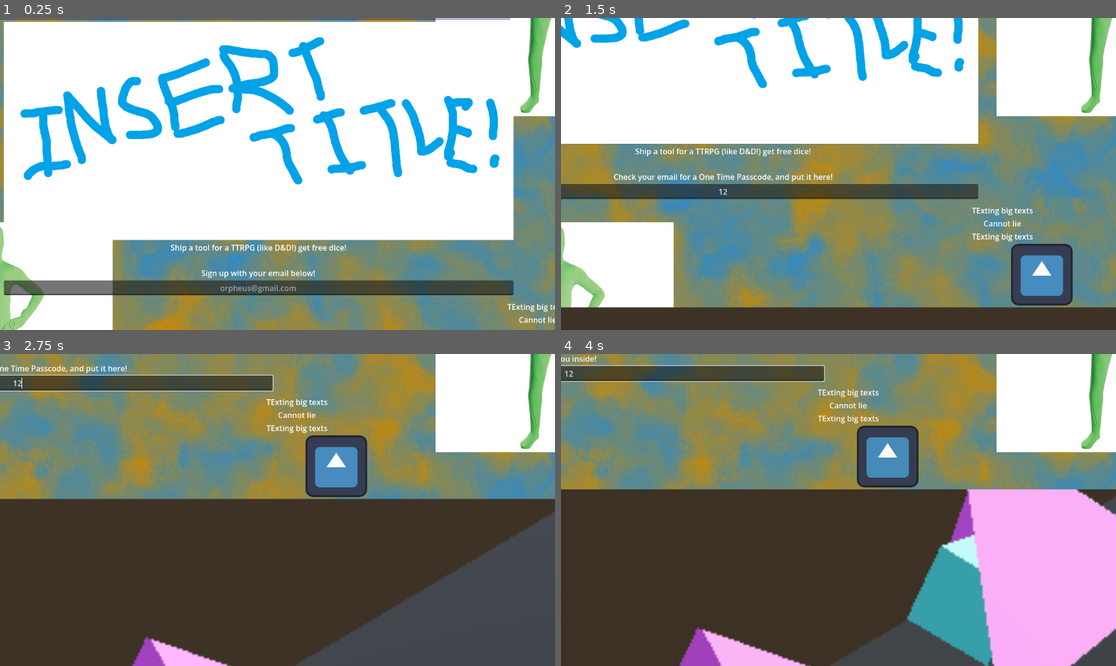
Above: before the commit, frames 1-4 (two rows, left to right).
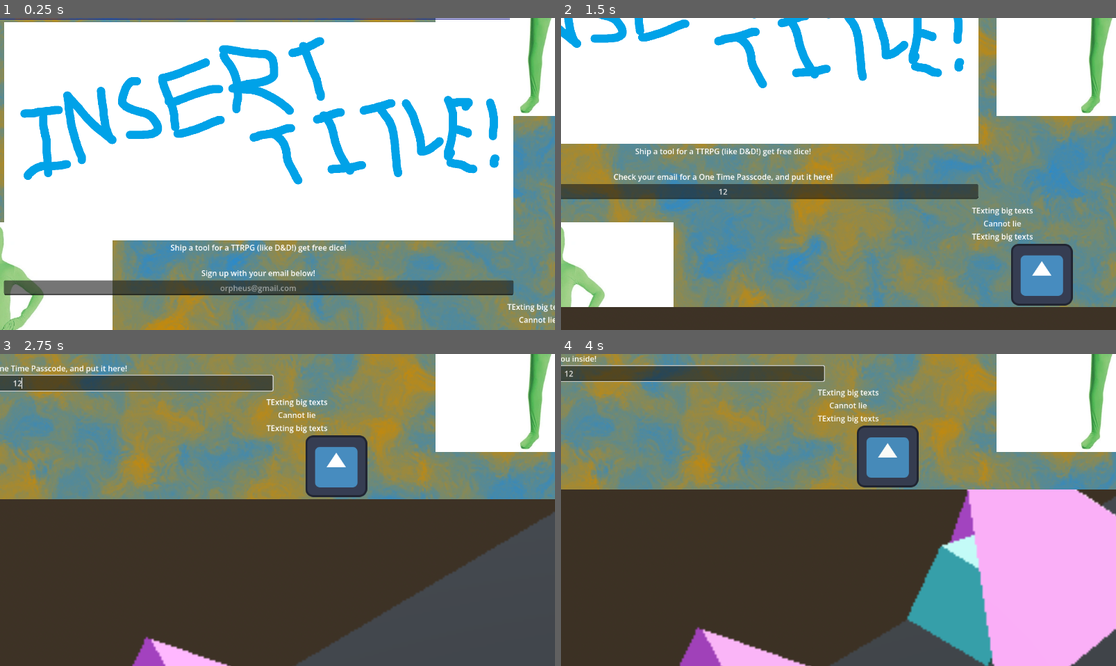
Above: after the commit, the same moments.

Repository: BlueDragonSpace/DnD-YSWS-Godot
Game: Godot game, scene res://Godot/website/website.tscn
The game is run twice, just before and just after one commit, with the same random seed, the same clock (stepped at 60 frames per second) and the same inputs. The engine's default icon, where the game draws it, is replaced by a stand-in: a white triangle on a blue panel in a dark square.
Inputs (mouse positions are in pixels of both pictures, inside the frame that each line leads up to):
- Up to frame 1 (0.25 s): no input
- Up to frame 2 (1.5 s): click (821, 286) at 0.52 s; type "12" at 0.6 s; tap Enter (ui_accept) at 1.25 s; move the mouse to (960, 158) at 1.27 s; hold Right (ui_right) from 1.28 s (still down); hold Mouse wheel down (powerscroll_down) from 1.28 s (still down)
- Up to frame 3 (2.75 s): tap Enter (ui_accept) at 1.52, 2.27 s; move the mouse to (166, 525) at 2.02 s; release Right (ui_right) at 2.03 s; release Mouse wheel down (powerscroll_down) at 2.03 s; hold Left (ui_left) from 2.03 s (still down); tap Mouse wheel up (powerscroll_up) at 2.1 s
- Up to frame 4 (4 s): move the mouse to (894, 441) at 2.77 s; release Left (ui_left) at 2.78 s; hold Down (scroll_down) 2.78-3.53 s; hold Right (ui_right) from 2.78 s (still down); move the mouse to (810, 572) at 3.52 s; tap Up (scroll_up) at 3.6 s; tap Enter (ui_accept) at 3.77 s

The runs differ from the first frame. In frame 1, 1.3% of the frame differs, in the area x 0-100%, y 0-100%; in frame 2, 0.7%; in frame 3, 0.3%; in frame 4, 0.1%.

Commit message:
added another camera, moving off Godot

Diff:
--- a/Godot/3dStuff/falling_dice.tscn
+++ b/Godot/3dStuff/falling_dice.tscn
@@ -60,3 +60,6 @@
 transform = Transform3D(1, 0, 0, 0, 1, 0, 0, 0, 1, 0, 10, 0)
 dice = ExtResource("4_u3lvg")
 timer_time = 0.6
+
+[node name="Camera3D" type="Camera3D" parent="." unique_id=1197689163]
+transform = Transform3D(0.94467515, -0.20929107, 0.25255936, 0, 0.7699802, 0.63806784, -0.3280076, -0.60276675, 0.72738117, 2.875741, 4.01053, 6.3938756)
Not shown, changed: Godot/notes/todo.txt
Not shown, added: full-size-shell.html
Not shown, added: mini-shell.html
